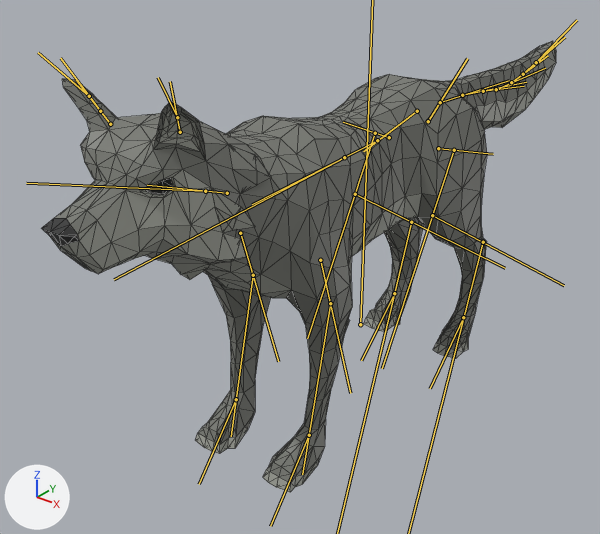
The glTF model public/dunia-hewan/models/wolf.glb: old version first, new version second.
Rendered twice from a 50 mm camera at (0.909, -1.355, 1.071) aimed at (-0.103, -0.09, 0.287). Arrows for +X, +Y and +Z are at lower left; the lights stay in place. The picture after the commit comes second. The bones that change are drawn over the model as lines. Mesh edges are drawn as thin lines.
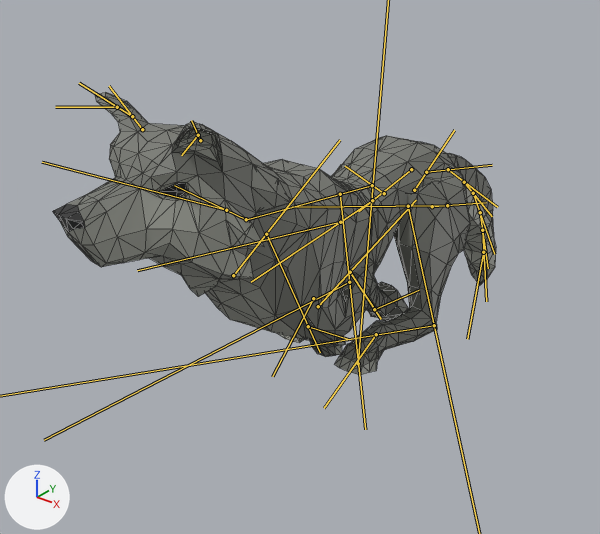
The newer file adds an action. The first version stands in its rest pose; the second is drawn at frame 6 of the action 'Jump_ToIdle'.

Changed parts and their boxes (x1, y1, x2, y2) in the pictures (600 x 534 px):
'Cube', posed (15% narrower, 38% shorter)
    before: (55, 41, 556, 483)
    after: (68, 92, 494, 366)
'Cube_2', posed
    before: (52, 63, 556, 492)
    after: (62, 129, 496, 375)
'Cube_1', posed (13% narrower)
    before: (42, 218, 79, 247)
    after: (53, 204, 85, 232)
'Cube_3', posed
    before: (146, 178, 173, 194)
    after: (159, 183, 186, 198)
bone 'Back', root to tip
    before: (417, 111) to (363, 151)
    after: (411, 169) to (358, 211)
bone 'Torso', root to tip
    before: (377, 140) to (252, 204)
    after: (372, 200) to (251, 282)
bone 'Torso2', root to tip
    before: (344, 157) to (114, 279)
    after: (340, 222) to (137, 270)
bone 'Neck2', root to tip
    before: (227, 193) to (147, 185)
    after: (246, 219) to (174, 185)
bone 'Neck3', root to tip
    before: (205, 191) to (26, 183)
    after: (226, 210) to (42, 162)
bone 'Ear3L', root to tip
    before: (180, 132) to (170, 81)
    after: (200, 140) to (191, 120)
bone 'Ear4L', root to tip
    before: (177, 117) to (158, 77)
    after: (198, 135) to (181, 155)
bone 'Ear2R', root to tip
    before: (110, 124) to (76, 79)
    after: (142, 129) to (109, 86)
bone 'Ear3R', root to tip
    before: (100, 111) to (60, 58)
    after: (132, 116) to (79, 83)
bone 'Ear4R', root to tip
    before: (89, 96) to (38, 52)
    after: (117, 107) to (55, 107)
bone 'FrontUpperLegL', root to tip
    before: (320, 260) to (350, 393)
    after: (318, 306) to (416, 200)
bone 'FrontLowerLegL', root to tip
    before: (330, 303) to (302, 474)
    after: (350, 272) to (381, 319)
bone 'FrontUpperLegR', root to tip
    before: (240, 233) to (278, 361)
    after: (233, 275) to (340, 140)
bone 'FrontLowerLegR', root to tip
    before: (253, 275) to (231, 436)
    after: (266, 234) to (320, 352)
bone 'BackShoulderL', root to tip
    before: (438, 148) to (493, 154)
    after: (432, 206) to (486, 202)
bone 'BackLegL', root to tip
    before: (454, 150) to (382, 368)
    after: (447, 205) to (292, 207)
bone 'BackShoulderR', root to tip
    before: (389, 137) to (343, 122)
    after: (384, 193) to (345, 166)
bone 'BackLegR', root to tip
    before: (375, 133) to (307, 338)
    after: (372, 185) to (245, 220)
bone 'BackUpperLegR', root to tip
    before: (355, 194) to (505, 268)
    after: (340, 194) to (365, 429)
bone 'Tail1', root to tip
    before: (428, 121) to (467, 58)
    after: (414, 190) to (454, 130)
bone 'Tail2', root to tip
    before: (440, 102) to (509, 80)
    after: (426, 172) to (492, 165)
bone 'Tail3', root to tip
    before: (462, 95) to (526, 82)
    after: (448, 169) to (497, 207)
bone 'Tail4', root to tip
    before: (483, 91) to (524, 86)
    after: (464, 182) to (492, 216)
bone 'Tail5', root to tip
    before: (496, 89) to (545, 68)
    after: (473, 193) to (494, 254)
bone 'Tail6', root to tip
    before: (511, 82) to (548, 55)
    after: (480, 212) to (488, 268)
bone 'Tail7', root to tip
    before: (523, 74) to (565, 37)
    after: (482, 230) to (486, 301)
bone 'Tail8', root to tip
    before: (536, 62) to (577, 20)
    after: (483, 252) to (467, 339)
bone 'IKBackLegL', root to tip
    before: (463, 317) to (430, 388)
    after: (376, 334) to (324, 408)
bone 'IKFrontLegL', root to tip
    before: (309, 435) to (270, 526)
    after: (374, 309) to (419, 290)
bone 'IKBackLegR', root to tip
    before: (394, 293) to (361, 360)
    after: (313, 298) to (272, 376)
bone 'IKFrontLegR', root to tip
    before: (236, 399) to (199, 484)
    after: (308, 326) to (349, 339)

The change in detail:
Bone 'Body' (bone_body) moves from (0.0, 0.0, 0.0) to (0.0, -0.34, 0.01).
Bone 'Body' (bone_body) turns from (0, 0, 0) to (-4, 0, 0) degrees about its own x, y and z.
Bone 'Back' (bone_back) moves from (0.0, 0.0, 0.0) to (0.0, 0.13, 0.04).
Bone 'Back' (bone_back) turns from (0, 0, 0) to (3, 0, 0) degrees about its own x, y and z.
Bone 'Torso' (bone_torso) turns from (0, 0, 0) to (-4, 0, 0) degrees about its own x, y and z.
Bone 'Torso2' (bone_torso2) turns from (0, 0, 0) to (19, -3, 4) degrees about its own x, y and z.
Bone 'Neck2' (bone_neck2) turns from (0, 0, 0) to (-1, -3, -8) degrees about its own x, y and z.
Bone 'Neck3' (bone_neck3) turns from (0, 0, 0) to (-5, -4, -6) degrees about its own x, y and z.
Bone 'Ear3L' (bone_ear3l) turns from (0, 0, 0) to (-23, 2, -6) degrees about its own x, y and z.
Bone 'Ear4L' (bone_ear4l) turns from (0, 0, 0) to (-21, 1, -4) degrees about its own x, y and z.
Bone 'Ear2R' (bone_ear2r) turns from (0, 0, 0) to (-10, 0, 2) degrees about its own x, y and z.
Bone 'Ear3R' (bone_ear3r) turns from (0, 0, 0) to (-23, -2, 6) degrees about its own x, y and z.
Bone 'Ear4R' (bone_ear4r) turns from (0, 0, 0) to (-21, -1, 4) degrees about its own x, y and z.
Bone 'FrontUpperLegL' (bone_frontupperlegl) turns from (0, 0, 0) to (104, -1, 11) degrees about its own x, y and z.
Bone 'FrontLowerLegL' (bone_frontlowerlegl) turns from (0, 0, 0) to (29, 0, 0) degrees about its own x, y and z.
Bone 'FrontUpperLegR' (bone_frontupperlegr) turns from (0, 0, 0) to (123, 11, -4) degrees about its own x, y and z.
Bone 'FrontLowerLegR' (bone_frontlowerlegr) turns from (0, 0, 0) to (70, 0, 0) degrees about its own x, y and z.
Bone 'BackShoulderL' (bone_backshoulderl) turns from (0, 0, 0) to (-17, -70, 26) degrees about its own x, y and z.
Bone 'BackLegL' (bone_backlegl) turns from (0, 0, 0) to (-5, -3, 3) degrees about its own x, y and z.
Bone 'BackUpperLegL' (bone_backupperlegl) turns from (0, 0, 0) to (28, 2, 4) degrees about its own x, y and z.
Bone 'BackLowerLegL' (bone_backlowerlegl) turns from (0, 0, 0) to (38, 1, -2) degrees about its own x, y and z.
Bone 'BackShoulderR' (bone_backshoulderr) turns from (0, 0, 0) to (-13, 64, -23) degrees about its own x, y and z.
Bone 'BackLegR' (bone_backlegr) turns from (0, 0, 0) to (-5, 4, -3) degrees about its own x, y and z.
Bone 'BackUpperLegR' (bone_backupperlegr) turns from (0, 0, 0) to (33, -2, -4) degrees about its own x, y and z.
Bone 'BackLowerLegR' (bone_backlowerlegr) turns from (0, 0, 0) to (46, -1, 3) degrees about its own x, y and z.
Bone 'Tail1' (bone_tail1) moves from (0.0, 0.0, 0.0) to (0.0, -0.13, 0.01).
Bone 'Tail1' (bone_tail1) turns from (0, 0, 0) to (-3, 0, 0) degrees about its own x, y and z.
Bone 'Tail2' (bone_tail2) turns from (0, 0, 0) to (-6, 0, 0) degrees about its own x, y and z.
Bone 'Tail3' (bone_tail3) turns from (0, 0, 0) to (-17, 0, 0) degrees about its own x, y and z.
Bone 'Tail4' (bone_tail4) turns from (0, 0, 0) to (-5, 0, 0) degrees about its own x, y and z.
Bone 'Tail5' (bone_tail5) turns from (0, 0, 0) to (-22, 0, 0) degrees about its own x, y and z.
Bone 'Tail6' (bone_tail6) turns from (0, 0, 0) to (-21, 0, 0) degrees about its own x, y and z.
Bone 'Tail7' (bone_tail7) turns from (0, 0, 0) to (-11, 0, 0) degrees about its own x, y and z.
Bone 'Tail8' (bone_tail8) turns from (0, 0, 0) to (-31, 0, 0) degrees about its own x, y and z.
Bone 'IKBackLegL' (bone_ikbacklegl) moves from (0.0, 0.0, 0.0) to (0.0, 0.66, -1.24).
Bone 'IKBackLegL' (bone_ikbacklegl) turns from (0, 0, 0) to (-18, 0, 0) degrees about its own x, y and z.
Bone 'IKFrontLegL' (bone_ikfrontlegl) moves from (0.0, 0.0, 0.0) to (-0.18, -0.99, 0.49).
Bone 'IKFrontLegL' (bone_ikfrontlegl) turns from (0, 0, 0) to (121, 0, 0) degrees about its own x, y and z.
Bone 'IKBackLegR' (bone_ikbacklegr) moves from (0.0, 0.0, 0.0) to (0.0, 0.55, -1.12).
Bone 'IKFrontLegR' (bone_ikfrontlegr) moves from (0.0, 0.0, 0.0) to (0.15, -0.68, 0.25).
Bone 'IKFrontLegR' (bone_ikfrontlegr) turns from (0, 0, 0) to (96, 0, 0) degrees about its own x, y and z.
